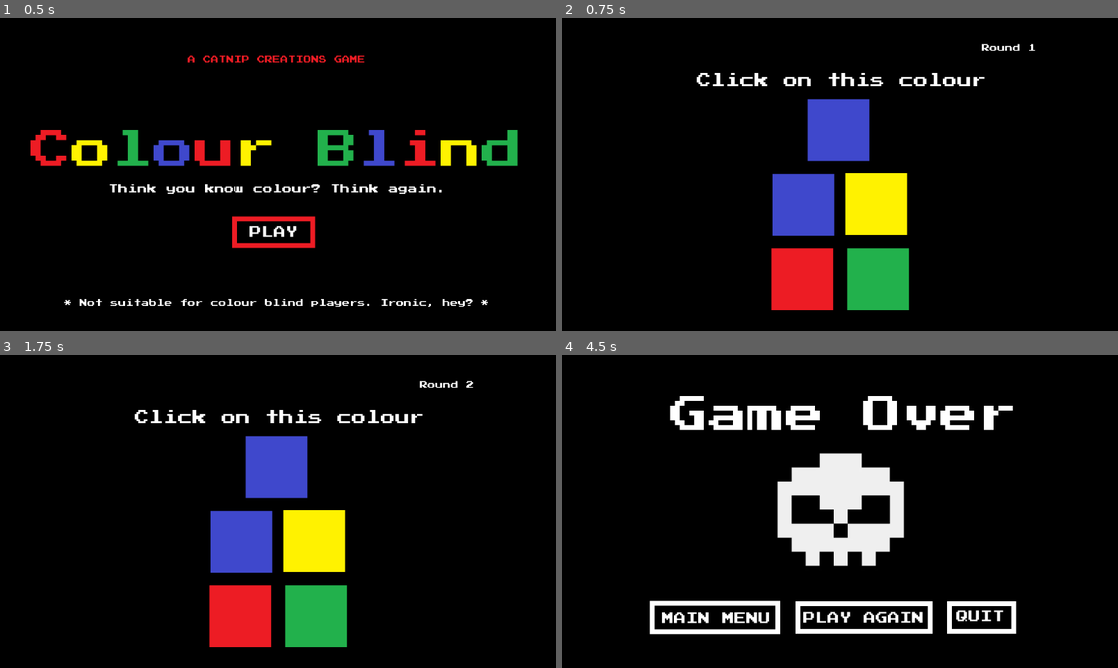
Above: before the commit, frames 1-4 (two rows, left to right).
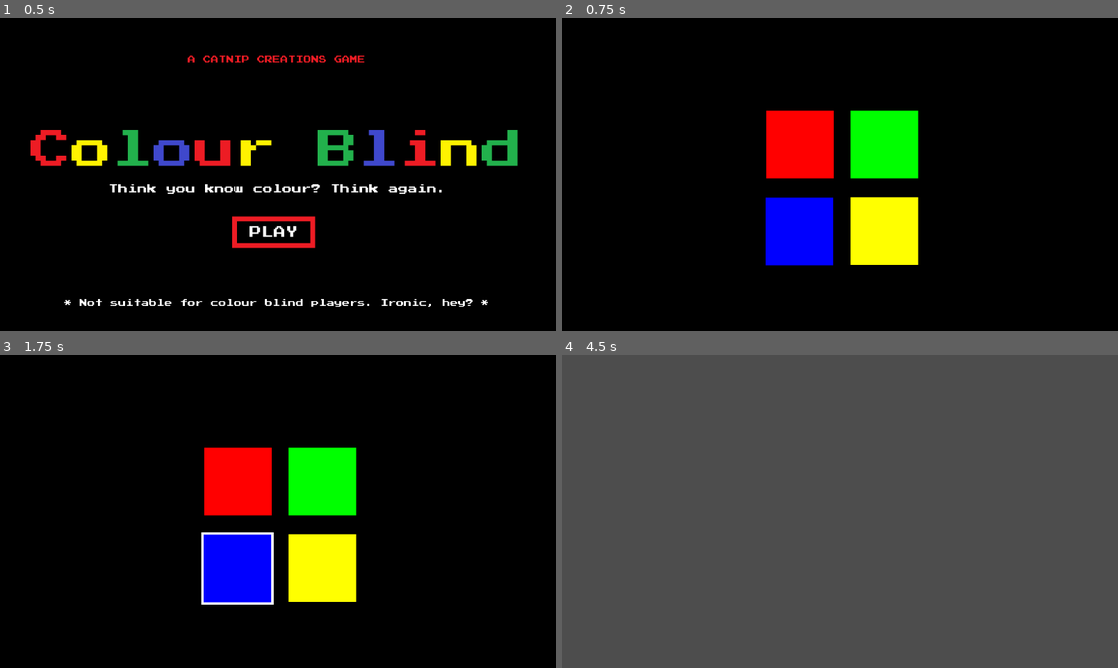
Above: after the commit, the same moments.

Repository: kwrightsk/game-jam-january-2026
Game: Godot game, scene res://Scenes/title_screen.tscn
Two runs of this game, one before a commit and one after it. Both use one fixed random seed, a clock stepped at 60 frames per second and the inputs below.
Inputs (mouse positions are in pixels of both pictures, inside the frame that each line leads up to):
- Up to frame 1 (0.5 s): no input
- Up to frame 2 (0.75 s): click "PLAY" at 0.5 s
- Up to frame 3 (1.75 s): tap Enter at 1.25 s; move the mouse to (239, 542) at 1.27 s; press the mouse at (239, 542) at 1.28 s
- Up to frame 4 (4.5 s): tap Space at 2 s; move the mouse to (878, 539) at 2.02 s; release the mouse at (878, 539) at 2.03 s; click (878, 539) at 2.1 s; click (862, 564) at 2.75 s, where only the run before the commit has a clickable "PLAY AGAIN"; click (862, 564) at 3.5 s, where only the run before the commit has a clickable "PLAY AGAIN"; click (862, 564) at 4.25 s, where only the run before the commit has a clickable "PLAY AGAIN"

Frame 1 is identical in both runs. In frame 2, 16% of the frame differs, in the area x 24-86%, y 8-94%; in frame 3, 16%; in frame 4, 100%, in the area x 0-100%, y 0-100%.

Commit message:
made the game loop work (FINALLYYYYYYYYY)

Diff:
--- a/Scenes/colour_picker.tscn
+++ b/Scenes/colour_picker.tscn
@@ -4,7 +4,7 @@
 [ext_resource type="PackedScene" uid="uid://pq3cbr3vk3pt" path="res://Scenes/interactable_colour.tscn" id="2_cqqjx"]
 [ext_resource type="FontFile" uid="uid://boafiido6lxpb" path="res://assets/PressStart2P.ttf" id="2_l1jtp"]
 
-[node name="colourPicker" type="Node"]
+[node name="ColourPicker" type="Node2D"]
 script = ExtResource("1_lwy5u")
 click_me_path = NodePath("clickMe")
 round_path = NodePath("Round")
@@ -18,7 +18,7 @@
 theme_override_font_sizes/font_size = 30
 text = "Click on this colour"
 
-[node name="clickables" type="Node" parent="."]
+[node name="clickables" type="Node2D" parent="."]
 
 [node name="interactableColour" parent="clickables" instance=ExtResource("2_cqqjx")]
 position = Vector2(500, 387)
--- a/Scenes/main_level.tscn
+++ b/Scenes/main_level.tscn
@@ -1,8 +1,11 @@
-[gd_scene load_steps=2 format=3 uid="uid://qkg5k1hckfiy"]
+[gd_scene load_steps=4 format=3 uid="uid://qkg5k1hckfiy"]
 
+[ext_resource type="Script" path="res://scripts/main_level.gd" id="1_h5yc7"]
 [ext_resource type="PackedScene" uid="uid://kdkv3jlo2bps" path="res://Scenes/colour_picker.tscn" id="1_ttbch"]
+[ext_resource type="PackedScene" uid="uid://8qdw8mq7yxqf" path="res://Scenes/simon_says_level.tscn" id="3_o8xnw"]
 
-[node name="Root2" type="Node2D"]
+[node name="MainLevel" type="Node2D"]
+script = ExtResource("1_h5yc7")
 
 [node name="Background" type="CanvasLayer" parent="."]
 layer = -2
@@ -16,4 +19,8 @@
 mouse_filter = 1
 color = Color(0, 0, 0, 1)
 
-[node name="colourPicker" parent="." instance=ExtResource("1_ttbch")]
+[node name="ColourPicker" parent="." instance=ExtResource("1_ttbch")]
+visible = false
+
+[node name="SimonSaysLevel" parent="." instance=ExtResource("3_o8xnw")]
+visible = false
--- a/Scenes/simon_says_level.tscn
+++ b/Scenes/simon_says_level.tscn
@@ -1,27 +1,19 @@
-[gd_scene load_steps=4 format=3 uid="uid://8qdw8mq7yxqf"]
+[gd_scene load_steps=3 format=3 uid="uid://8qdw8mq7yxqf"]
 
-[ext_resource type="PackedScene" uid="uid://0b3tynguqs3p" path="res://rootMainScene.tscn" id="1_er3jd"]
 [ext_resource type="Script" path="res://scripts/simon_says_level.gd" id="2_3ww8m"]
 [ext_resource type="PackedScene" uid="uid://dx7y7yfnal5wc" path="res://Scenes/simon_says_pixel.tscn" id="2_qgo7r"]
 
-[node name="SimonSaysLevel" instance=ExtResource("1_er3jd")]
+[node name="SimonSaysLevel" type="Node2D"]
 script = ExtResource("2_3ww8m")
 
-[node name="Background" parent="." index="0"]
-layer = -1
-
-[node name="ColorRect" parent="Background" index="0"]
-z_index = -3
-color = Color(0, 0, 0, 1)
-
-[node name="SimonSaysPixel" parent="." index="1" instance=ExtResource("2_qgo7r")]
+[node name="SimonSaysPixel" parent="." instance=ExtResource("2_qgo7r")]
 position = Vector2(493, 262)
 
-[node name="SimonSaysPixel2" parent="." index="2" instance=ExtResource("2_qgo7r")]
+[node name="SimonSaysPixel2" parent="." instance=ExtResource("2_qgo7r")]
 position = Vector2(668, 262)
 
-[node name="SimonSaysPixel3" parent="." index="3" instance=ExtResource("2_qgo7r")]
+[node name="SimonSaysPixel3" parent="." instance=ExtResource("2_qgo7r")]
 position = Vector2(492, 442)
 
-[node name="SimonSaysPixel4" parent="." index="4" instance=ExtResource("2_qgo7r")]
+[node name="SimonSaysPixel4" parent="." instance=ExtResource("2_qgo7r")]
 position = Vector2(668, 441)
--- a/main_level.tscn
+++ b/main_level.tscn
@@ -32,6 +32,7 @@
 text = "GAME OVER"
 
 [node name="ColourPicker" parent="." instance=ExtResource("3_s8sg6")]
+visible = false
 
 [node name="SimonSays" parent="." instance=ExtResource("4_5vndu")]
 visible = false
--- a/scripts/colour_picker.gd
+++ b/scripts/colour_picker.gd
@@ -4,7 +4,7 @@
 var matched = false
 var selected_colour
 
-const GAME_OVER_SCENE := "res://game-over-screen.tscn"
+#const GAME_OVER_SCENE := "res://game-over-screen.tscn"
 
 @export var click_me_path: NodePath
 @onready var click_me = get_node(click_me_path)
@@ -12,51 +12,55 @@
 @export var round_path: NodePath
 @onready var round = get_node(round_path)
 
-var redo = preload("res://Scenes/colour_picker.tscn")
+#var redo = preload("res://Scenes/colour_picker.tscn")
 
 # Called when the node enters the scene tree for the first time.
 func _ready() -> void:
-	click_me.set_Colour(colours.pick_random())
-	selected_colour = click_me.get_Colour()
+	#click_me.set_Colour(colours.pick_random())
+	#selected_colour = click_me.get_Colour()
 	# print(selected_colour)
 
 
-	rand_colours()
+	#rand_colours()
+	for c in $clickables.get_children():
+		c.visible = false
+		c.clickable = false
 
 	for c in $clickables.get_children():
 		c.colourClicked.connect(_on_colour_clicked)
 
+func start_game() -> void:
+	#reset game state
+	matched = false
+	selected_colour = null
 
+	#set new target colour
+	click_me.set_Colour(colours.pick_random())
+	selected_colour = click_me.get_Colour()
 
-# Called every frame. 'delta' is the elapsed time since the previous frame.
-func _process(delta: float) -> void:
-	round.text = "Round "+str(Globals.round)
-
+	#randomize clickable colours
+	rand_colours()
+	round.text = "Round "+ str(Globals.round)
 
 func rand_colours():
 	var children = $clickables.get_children()
 
-	# Make a shuffled copy of the colours
+	#make a shuffled copy of the colours
 	var shuffled_colours = colours.duplicate()
 	shuffled_colours.shuffle()
 
-	# Assign one colour per clickable
+	#assign one colour per clickable
 	for i in children.size():
+		children[i].visible = true
 		children[i].set_Colour(shuffled_colours[i])
 		children[i].clickable = true
 
-
-
 func _on_colour_clicked(colour):
-	print("User clicked:", colour)
 	if colour == selected_colour:
 		print("Correct!")
-		#get_tree().change_scene_to_file("simon_says_level.tscn")
-
 		Globals.round += 1
-
-		print(Globals.round)
-
+		#hide clickables when we're done
+		get_parent().on_minigame_complete()
 	else:
 		print("Wrong!")
-		get_tree().change_scene_to_file(GAME_OVER_SCENE)
+		get_parent().game_over()
--- a/scripts/globals.gd
+++ b/scripts/globals.gd
@@ -1,9 +1,6 @@
 extends Node
 
 var round = 1
-
-
-
 
 # Called when the node enters the scene tree for the first time.
 func _ready() -> void:
--- a/scripts/main_level.gd
+++ b/scripts/main_level.gd
@@ -1,15 +1,64 @@
 extends Node2D
 
-# Called when the node enters the scene tree for the first time.
-func _ready() -> void:
-	pass # Replace with function body.
+@onready var simon_says = $SimonSaysLevel
+@onready var colour_picker = $ColourPicker
+#@onready var score_label = $ScoreLabel
+#@onready var game_over_label = $GameOverLabel
 
-# Called every frame. 'delta' is the elapsed time since the previous frame.
-func _process(delta: float) -> void:
-	pass
+var mini_games = []
+var current_game = null
+
+func _ready():
+	print("Children of main_level:")
+	for child in get_children():
+		print("  - ", child.name)
+	mini_games = [simon_says, colour_picker]
+	#game_over_label.visible = false
+
+	#reset score
+	#Globals.reset_score()
+	#update_score()
+
+	#start first random game
+	load_random_minigame()
+
+func load_random_minigame():
+	#hide all games first
+	for game in mini_games:
+		print("hiding", game)
+		game.visible = false
+
+	#pick random one (avoid repeating if possible)
+	var next_game = mini_games.pick_random()
+	while next_game == current_game and mini_games.size() > 1:
+		next_game = mini_games.pick_random()
+
+	print("selected game", next_game)
+	#show and start it
+	current_game = next_game
+	current_game.visible = true
+	if current_game.has_method("start_game"):
+		print("starting", current_game)
+		current_game.start_game()
+
+func on_minigame_complete():
+	#Globals.add_score(10)
+	#update_score()
+	print("success")
+	await get_tree().create_timer(0.7).timeout
+	load_random_minigame()
+
+func game_over():
+	#game_over_label.visible = true
+	#game_over_label.text = "Game Over! Final Score: " + str(Globals.score)
+	print("game over!")
+	#hide current game
+	if current_game:
+		current_game.visible = false
+
+	load("res://Scenes/game-over-screen.tscn")
+	get_tree().change_scene_to_file("res://Scenes/game-over-screen.tscn")
 
 
-func game_over():
-	await get_tree().create_timer(0.5).timeout
-	load("res://game-over-screen.tscn")
-	get_tree().change_scene_to_file("res://game-over-screen.tscn")
+#func update_score():
+	#score_label.text = "Score: " + str(Globals.score)
--- a/scripts/simon_says_level.gd
+++ b/scripts/simon_says_level.gd
@@ -1,4 +1,4 @@
-extends "res://scripts/main_level.gd"
+extends Node2D
 
 @onready var PixelOne = $SimonSaysPixel
 @onready var PixelTwo = $SimonSaysPixel2
@@ -17,8 +17,8 @@
 
 var can_input := false
 
-# Called when the node enters the scene tree for the first time.
 func _ready() -> void:
+	# Setup pixels colors and numbers (only once)
 	PixelOne.change_color("red")
 	PixelOne.assign_number(1)
 	PixelTwo.change_color("green")
@@ -28,13 +28,26 @@
 	PixelFour.change_color("yellow")
 	PixelFour.assign_number(4)
 
+	# Connect input events (only once)
 	for pixel in [PixelOne, PixelTwo, PixelThree, PixelFour]:
 		var area = pixel.get_node("Area2D")
-		area.input_event.connect(_on_pixel_clicked.bind(pixel))
-	#initialize pattern before the level starts :)
+		if not area.input_event.is_connected(_on_pixel_clicked):
+			area.input_event.connect(_on_pixel_clicked.bind(pixel))
+
+func start_game() -> void:
+	#reset game state
+	pattern = []
+	pattern_pos = 0
+	can_input = false
+	last_number = null
+	repeat_count = 0
+
+	#generate new pattern
 	for i in range(pattern_length):
-		pattern.append((pick_number()))
+		pattern.append(pick_number())
+	print(pattern)
 
+	#show the pattern
 	await show_pattern()
 
 # Called every frame. 'delta' is the elapsed time since the previous frame.
@@ -43,19 +56,32 @@
 
 func _on_pixel_clicked(viewport, event, shape_idx, pixel: Pixel):
 	if can_input and event is InputEventMouseButton and event.pressed and event.button_index == MOUSE_BUTTON_LEFT:
+		print("=== CLICK DETECTED on: ", pixel.name, " number: ", pixel.number, " ===")
+
+		# Disable input immediately to prevent double-clicks
+		can_input = false
+
 		pixel.flash_on()
 		await get_tree().create_timer(0.2).timeout
 		pixel.flash_off()
 		check_player_input(pixel)
 
+		# Re-enable input after checking (if not game over)
+		if pattern_pos < pattern.size():
+			can_input = true
+
 func check_player_input(pixel: Pixel):
+	print("Clicked: ", pixel.number, " | Expected: ", pattern[pattern_pos], " | Position: ", pattern_pos)
+
 	if pixel.number != pattern[pattern_pos]:
-		game_over()
-		#game_over()#will trigger game over
+		print("WRONG! Game Over")
+		get_parent().game_over()
 	else:
+		print("CORRECT!")
 		pattern_pos += 1
 		if pattern_pos >= pattern.size():
 			print("Success! Full pattern clicked!")
+			get_parent().on_minigame_complete()
 
 func show_pattern():
 	can_input = false
@@ -86,7 +112,5 @@
 		repeat_count = 0
 	elif last_number == number:
 		repeat_count += 1
-		last_number = number
-	else:
-		last_number = number
+	last_number = number
 	return number
Not shown: 1 places in game-over-screen.tscn that only renumber resources
Not shown: 1 places in main_level.tscn that only renumber resources
